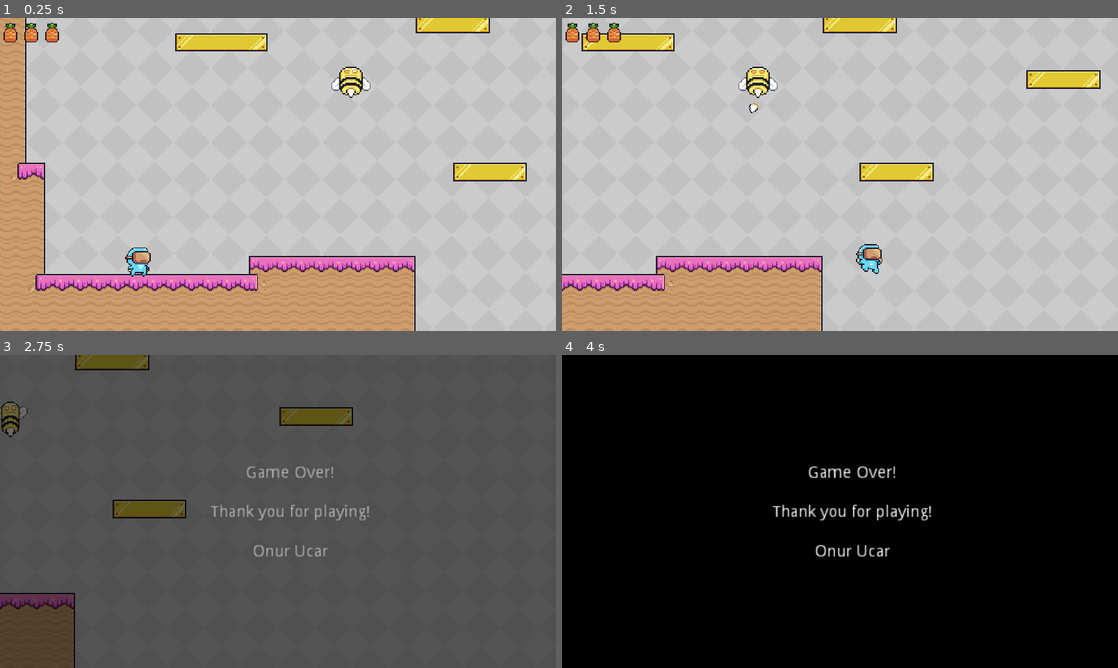
Above: before the commit, frames 1-4 (two rows, left to right).
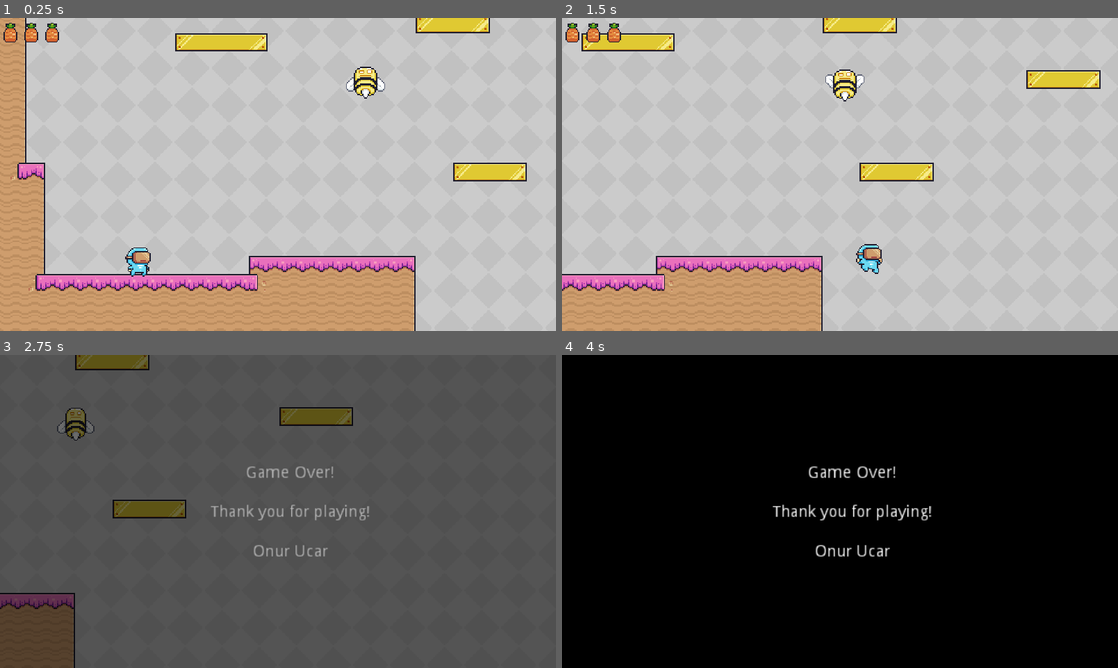
Above: after the commit, the same moments.

Repository: oucar/437-final
Game: Godot game, scene res://Levels/Level1.tscn
Two runs of this game, one before a commit and one after it. Both use one fixed random seed, a clock stepped at 60 frames per second and the inputs below.
Inputs:
- Up to frame 1 (0.25 s): no input
- Up to frame 2 (1.5 s): hold D (right) from 0.53 s (still down); tap Space (jump) at 0.77 s
- Up to frame 3 (2.75 s): tap Space (jump) at 1.52 s; release D (right) at 2.03 s; hold A (left) from 2.03 s (still down)
- Up to frame 4 (4 s): release A (left) at 2.78 s; hold D (right) from 2.78 s (still down); tap Space (jump) at 3.02, 3.77 s; tap Enter at 3.5 s

The runs differ from the first frame. In frame 1, 0.6% of the frame differs, in the area x 59-70%, y 15-26%; in frame 2, 0.9%, in the area x 31-55%, y 15-31%; in frame 3, 0.6%; in frame 4, nothing differs.

Commit message:
BEES can properly move between the waypoints now

Diff:
--- a/Characters/Enemies/Bee.gd
+++ b/Characters/Enemies/Bee.gd
@@ -1,28 +1,35 @@
 extends Enemy
 
+
 enum STATE { IDLE, HIT, ATTACK }
+var current_state = STATE.IDLE setget set_current_state
 
+
+# moving between the waypoints
 export(float) var fly_speed = 50
+
+# https://docs.godotengine.org/en/stable/classes/class_packedscene.html#tutorials
+# For projectile - bee sting
 export(PackedScene) var projectile
 
-var current_state = STATE.IDLE setget set_current_state
-
-# Direction to launch the projectile
+# direction that bee will launching its sting
 var attack_direction
-
-# Current target for launched projectiles
+# current target for the sting (only 1 at a time)
 var attack_target
 
+# DECREASE THE ATTACK TIME FOR LEVEL 2!!
 onready var attack_timer = $AttackTimer
 onready var enemy_collision_hitbox = $EnemyCollisionHitbox
 onready var launch_position = $LaunchPosition
 
 func _physics_process(delta):
 	match(current_state):
+		# move between the waypoint
 		STATE.IDLE:
 			waypoint_move(delta)
 
-			# Attack the targets that entered if the timer is not running
+			# attack the player only when attack timer is NOT running
+			# and target is a valid player!!
 			if(is_instance_valid(attack_target) && attack_timer.is_stopped()):
 				self.current_state = STATE.ATTACK
 				attack_direction = self.position.direction_to(attack_target.position)
--- a/Levels/Level1.tscn
+++ b/Levels/Level1.tscn
@@ -48,6 +48,7 @@
 
 [node name="Bee2" parent="Enemies" instance=ExtResource( 9 )]
 position = Vector2( 312, -295 )
+waypoints = [ NodePath("../../EnemyWaypoints/Position2D"), NodePath("../../EnemyWaypoints/Position2D2") ]
 
 [node name="Bee7" parent="Enemies" instance=ExtResource( 9 )]
 position = Vector2( 729, -514 )
@@ -82,6 +83,14 @@
 [node name="Bee11" parent="Enemies" instance=ExtResource( 9 )]
 position = Vector2( 1329, -1332 )
 
+[node name="EnemyWaypoints" type="YSort" parent="."]
+
+[node name="Position2D" type="Position2D" parent="EnemyWaypoints"]
+position = Vector2( 418, -291 )
+
+[node name="Position2D2" type="Position2D" parent="EnemyWaypoints"]
+position = Vector2( 218, -289 )
+
 [node name="GameUI" parent="." instance=ExtResource( 4 )]
 
 [node name="GameOverScreen" parent="GameUI" index="0"]
